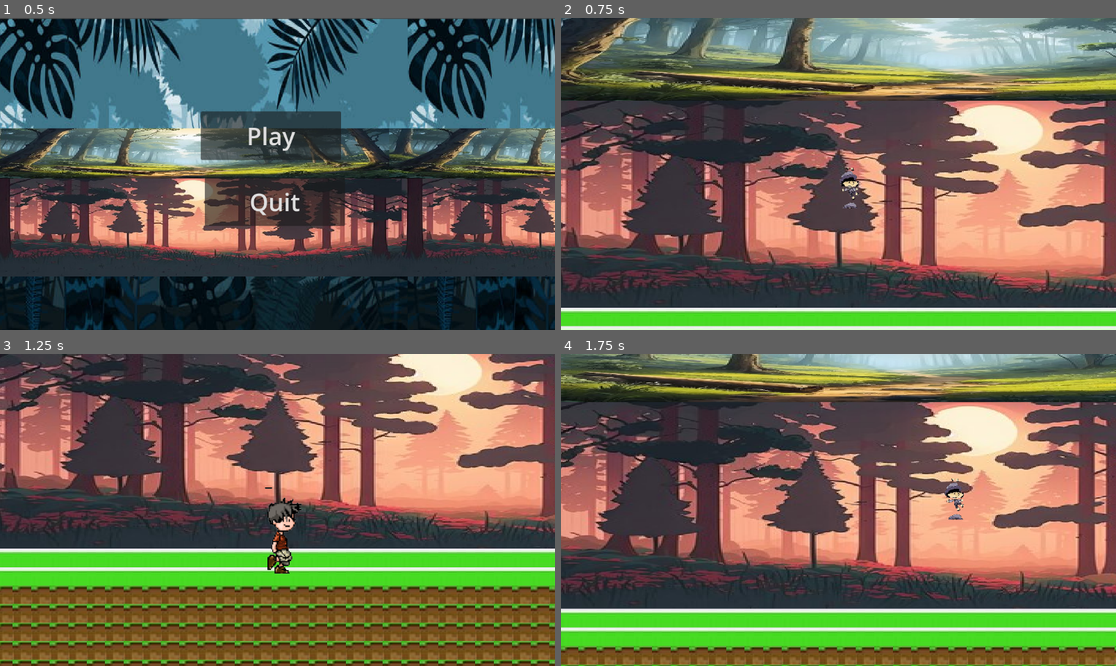
Above: before the commit, frames 1-4 (two rows, left to right).
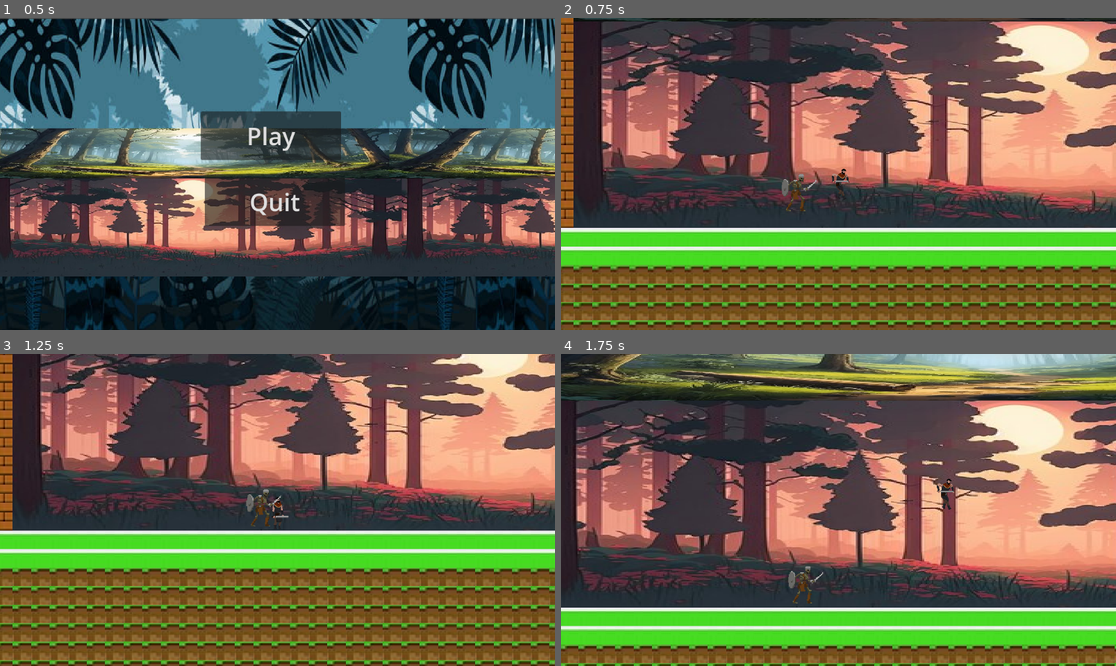
Above: after the commit, the same moments.

Repository: Gdmkb/Game_in_GoDot
Game: Godot game, scene res://menu.tscn
Same seed, same stepped clock (60 frames per second), same inputs: the game is played once before the commit and once after it.
Inputs:
- Up to frame 1 (0.5 s): no input
- Up to frame 2 (0.75 s): click "Play" at 0.5 s
- Up to frame 3 (1.25 s): no input
- Up to frame 4 (1.75 s): tap Enter (ui_accept) at 1.25, 1.52 s; hold Right (ui_right) from 1.28 s (still down)

Frame 1 is identical in both runs. In frame 2, 89% of the frame differs, in the area x 0-100%, y 0-100%; in frame 3, 57%; in frame 4, 55%.

Commit message:
Finish lesson #5
Finish lesson #5

Diff:
--- /dev/null
+++ b/Mobs/skeleton.gd
@@ -0,0 +1,30 @@
+extends CharacterBody2D
+
+
+var gravity = ProjectSettings.get_setting("physics/2d/default_gravity")
+
+var chase = false
+
+var speed = 100
+
+func _physics_process(delta):
+	# Add the gravity.
+	if not is_on_floor():
+		velocity.y += gravity * delta
+	var player = $"../../Player/Player"
+	var direction = (player.global_position - self.global_position).normalized()
+	if chase == true:
+		velocity.x = direction.x * speed
+	else:
+		velocity.x = 0
+
+	move_and_slide()
+
+func _on_detector_body_entered(body):
+	if body.name == "Player":
+		chase = true
+
+
+func _on_detector_body_exited(body):
+	if body.name == "Player":
+		chase = false
--- /dev/null
+++ b/Mobs/skeleton.tscn
@@ -0,0 +1,149 @@
+[gd_scene format=3 uid="uid://comyn5xd8hir6"]
+
+[ext_resource type="Script" uid="uid://ydholg1pk8dx" path="res://Mobs/skeleton.gd" id="1_7hjwy"]
+[ext_resource type="Texture2D" uid="uid://coavgjvph3tii" path="res://Woods/Skeleton/Take Hit.png" id="1_wwbpb"]
+[ext_resource type="Texture2D" uid="uid://cv8lnio8qg5w0" path="res://Woods/Skeleton/Death.png" id="2_7hjwy"]
+[ext_resource type="Texture2D" uid="uid://bwtjsf7y6jac4" path="res://Woods/Skeleton/Idle.png" id="3_k1f85"]
+[ext_resource type="Texture2D" uid="uid://d31njipxuqtn1" path="res://Woods/Skeleton/Walk.png" id="4_cjg8j"]
+
+[sub_resource type="AtlasTexture" id="AtlasTexture_gikci"]
+atlas = ExtResource("1_wwbpb")
+region = Rect2(0, 0, 150, 150)
+
+[sub_resource type="AtlasTexture" id="AtlasTexture_3usgg"]
+atlas = ExtResource("1_wwbpb")
+region = Rect2(150, 0, 150, 150)
+
+[sub_resource type="AtlasTexture" id="AtlasTexture_23d64"]
+atlas = ExtResource("2_7hjwy")
+region = Rect2(0, 0, 150, 150)
+
+[sub_resource type="AtlasTexture" id="AtlasTexture_ym868"]
+atlas = ExtResource("2_7hjwy")
+region = Rect2(150, 0, 150, 150)
+
+[sub_resource type="AtlasTexture" id="AtlasTexture_1gri6"]
+atlas = ExtResource("2_7hjwy")
+region = Rect2(300, 0, 150, 150)
+
+[sub_resource type="AtlasTexture" id="AtlasTexture_6nj54"]
+atlas = ExtResource("2_7hjwy")
+region = Rect2(450, 0, 150, 150)
+
+[sub_resource type="AtlasTexture" id="AtlasTexture_fqdpr"]
+atlas = ExtResource("3_k1f85")
+region = Rect2(0, 0, 150, 150)
+
+[sub_resource type="AtlasTexture" id="AtlasTexture_oe7ya"]
+atlas = ExtResource("3_k1f85")
+region = Rect2(150, 0, 150, 150)
+
+[sub_resource type="AtlasTexture" id="AtlasTexture_kx466"]
+atlas = ExtResource("3_k1f85")
+region = Rect2(300, 0, 150, 150)
+
+[sub_resource type="AtlasTexture" id="AtlasTexture_m6nr3"]
+atlas = ExtResource("3_k1f85")
+region = Rect2(450, 0, 150, 150)
+
+[sub_resource type="AtlasTexture" id="AtlasTexture_oag0n"]
+atlas = ExtResource("4_cjg8j")
+region = Rect2(0, 0, 150, 150)
+
+[sub_resource type="AtlasTexture" id="AtlasTexture_5ihtp"]
+atlas = ExtResource("4_cjg8j")
+region = Rect2(150, 0, 150, 150)
+
+[sub_resource type="AtlasTexture" id="AtlasTexture_tw3cg"]
+atlas = ExtResource("4_cjg8j")
+region = Rect2(300, 0, 150, 150)
+
+[sub_resource type="AtlasTexture" id="AtlasTexture_wyexo"]
+atlas = ExtResource("4_cjg8j")
+region = Rect2(450, 0, 150, 150)
+
+[sub_resource type="SpriteFrames" id="SpriteFrames_bwne6"]
+animations = [{
+"frames": [{
+"duration": 1.0,
+"texture": SubResource("AtlasTexture_gikci")
+}, {
+"duration": 1.0,
+"texture": SubResource("AtlasTexture_3usgg")
+}, {
+"duration": 1.0,
+"texture": SubResource("AtlasTexture_23d64")
+}, {
+"duration": 1.0,
+"texture": SubResource("AtlasTexture_ym868")
+}, {
+"duration": 1.0,
+"texture": SubResource("AtlasTexture_1gri6")
+}, {
+"duration": 1.0,
+"texture": SubResource("AtlasTexture_6nj54")
+}],
+"loop": false,
+"name": &"Death",
+"speed": 10.0
+}, {
+"frames": [{
+"duration": 1.0,
+"texture": SubResource("AtlasTexture_fqdpr")
+}, {
+"duration": 1.0,
+"texture": SubResource("AtlasTexture_oe7ya")
+}, {
+"duration": 1.0,
+"texture": SubResource("AtlasTexture_kx466")
+}, {
+"duration": 1.0,
+"texture": SubResource("AtlasTexture_m6nr3")
+}],
+"loop": true,
+"name": &"Idle",
+"speed": 10.0
+}, {
+"frames": [{
+"duration": 1.0,
+"texture": SubResource("AtlasTexture_oag0n")
+}, {
+"duration": 1.0,
+"texture": SubResource("AtlasTexture_5ihtp")
+}, {
+"duration": 1.0,
+"texture": SubResource("AtlasTexture_tw3cg")
+}, {
+"duration": 1.0,
+"texture": SubResource("AtlasTexture_wyexo")
+}],
+"loop": true,
+"name": &"Run",
+"speed": 10.0
+}]
+
+[sub_resource type="CapsuleShape2D" id="CapsuleShape2D_md1ud"]
+radius = 8.0
+
+[sub_resource type="CircleShape2D" id="CircleShape2D_k1f85"]
+radius = 120.004166
+
+[node name="Skeleton" type="CharacterBody2D" unique_id=766081953]
+script = ExtResource("1_7hjwy")
+
+[node name="AnimatedSprite2D" type="AnimatedSprite2D" parent="." unique_id=536941397]
+position = Vector2(0.99999607, -4.9999995)
+scale = Vector2(0.6666667, 0.6266666)
+sprite_frames = SubResource("SpriteFrames_bwne6")
+animation = &"Death"
+
+[node name="CollisionShape2D" type="CollisionShape2D" parent="." unique_id=785111792]
+shape = SubResource("CapsuleShape2D_md1ud")
+
+[node name="Detector" type="Area2D" parent="." unique_id=1102790988]
+
+[node name="CollisionShape2D" type="CollisionShape2D" parent="Detector" unique_id=1430025333]
+shape = SubResource("CircleShape2D_k1f85")
+
+[connection signal="body_entered" from="Detector" to="." method="_on_detector_body_entered"]
+[connection signal="body_exited" from="Detector" to="." method="_on_detector_body_exited"]
--- a/Player/player.gd
+++ b/Player/player.gd
@@ -3,6 +3,8 @@
 
 const SPEED = 300.0
 const JUMP_VELOCITY = -400.0
+
+var gravity = ProjectSettings.get_setting("physics/2d/default_gravity")
 
 @onready var anim = $AnimatedSprite2D
 
--- a/Player/player.tscn
+++ b/Player/player.tscn
@@ -1,94 +1,126 @@
 [gd_scene format=3 uid="uid://dy4b0g03xgdqs"]
 
-[ext_resource type="Texture2D" uid="uid://d14mger1yh0fw" path="res://Woods/character/png-transparent-sprite-platform-game-side-scrolling-2d-computer-graphics-two-dimensional-space-sprite-purple-dimension-theatrical-scenery-removebg-preview.png" id="1_4ntmi"]
-[ext_resource type="Texture2D" uid="uid://qgg4035551yk" path="res://Woods/character/character.png" id="1_l8h54"]
+[ext_resource type="Texture2D" uid="uid://dr1dahc3vwff4" path="res://Woods/character/Fall.png" id="1_gwnis"]
+[ext_resource type="Texture2D" uid="uid://btgvc17x6h0jw" path="res://Woods/character/Idle.png" id="2_k53q1"]
+[ext_resource type="Texture2D" uid="uid://bpajnj2vb88oh" path="res://Woods/character/Jump.png" id="3_fhl08"]
+[ext_resource type="Texture2D" uid="uid://lw3lwd4lh25f" path="res://Woods/character/Run.png" id="4_vtle1"]
 
 [sub_resource type="CapsuleShape2D" id="CapsuleShape2D_hvfyp"]
 
+[sub_resource type="AtlasTexture" id="AtlasTexture_od3ui"]
+atlas = ExtResource("1_gwnis")
+region = Rect2(0, 0, 184, 137)
+
+[sub_resource type="AtlasTexture" id="AtlasTexture_00tjw"]
+atlas = ExtResource("1_gwnis")
+region = Rect2(184, 0, 184, 137)
+
+[sub_resource type="AtlasTexture" id="AtlasTexture_x3vf3"]
+atlas = ExtResource("2_k53q1")
+region = Rect2(0, 0, 184, 137)
+
+[sub_resource type="AtlasTexture" id="AtlasTexture_apopc"]
+atlas = ExtResource("2_k53q1")
+region = Rect2(184, 0, 184, 137)
+
 [sub_resource type="AtlasTexture" id="AtlasTexture_5htga"]
-atlas = ExtResource("1_4ntmi")
-region = Rect2(0, 300, 100, 100)
+atlas = ExtResource("2_k53q1")
+region = Rect2(368, 0, 184, 137)
 
 [sub_resource type="AtlasTexture" id="AtlasTexture_p5o4e"]
-atlas = ExtResource("1_4ntmi")
-region = Rect2(100, 300, 100, 100)
+atlas = ExtResource("2_k53q1")
+region = Rect2(552, 0, 184, 137)
 
-[sub_resource type="AtlasTexture" id="AtlasTexture_4ntmi"]
-atlas = ExtResource("1_l8h54")
-region = Rect2(400, 231, 200, 231)
+[sub_resource type="AtlasTexture" id="AtlasTexture_gu6f8"]
+atlas = ExtResource("2_k53q1")
+region = Rect2(736, 0, 184, 137)
 
-[sub_resource type="AtlasTexture" id="AtlasTexture_btcbx"]
-atlas = ExtResource("1_l8h54")
-region = Rect2(600, 231, 200, 231)
+[sub_resource type="AtlasTexture" id="AtlasTexture_dkpta"]
+atlas = ExtResource("2_k53q1")
+region = Rect2(920, 0, 184, 137)
 
-[sub_resource type="AtlasTexture" id="AtlasTexture_gwnis"]
-atlas = ExtResource("1_l8h54")
-region = Rect2(600, 0, 200, 231)
+[sub_resource type="AtlasTexture" id="AtlasTexture_lfmf2"]
+atlas = ExtResource("3_fhl08")
+region = Rect2(0, 0, 184, 137)
 
-[sub_resource type="AtlasTexture" id="AtlasTexture_k53q1"]
-atlas = ExtResource("1_l8h54")
-region = Rect2(200, 462, 200, 231)
+[sub_resource type="AtlasTexture" id="AtlasTexture_pisgm"]
+atlas = ExtResource("3_fhl08")
+region = Rect2(184, 0, 184, 137)
 
-[sub_resource type="AtlasTexture" id="AtlasTexture_fhl08"]
-atlas = ExtResource("1_l8h54")
-region = Rect2(0, 462, 200, 231)
+[sub_resource type="AtlasTexture" id="AtlasTexture_b1ygp"]
+atlas = ExtResource("4_vtle1")
+region = Rect2(0, 0, 184, 137)
 
-[sub_resource type="AtlasTexture" id="AtlasTexture_vtle1"]
-atlas = ExtResource("1_l8h54")
-region = Rect2(0, 231, 200, 231)
+[sub_resource type="AtlasTexture" id="AtlasTexture_o28un"]
+atlas = ExtResource("4_vtle1")
+region = Rect2(184, 0, 184, 137)
 
-[sub_resource type="AtlasTexture" id="AtlasTexture_od3ui"]
-atlas = ExtResource("1_l8h54")
-region = Rect2(200, 231, 200, 231)
+[sub_resource type="AtlasTexture" id="AtlasTexture_n471f"]
+atlas = ExtResource("4_vtle1")
+region = Rect2(368, 0, 184, 137)
 
-[sub_resource type="AtlasTexture" id="AtlasTexture_00tjw"]
-atlas = ExtResource("1_l8h54")
-region = Rect2(0, 231, 200, 231)
+[sub_resource type="AtlasTexture" id="AtlasTexture_7emwf"]
+atlas = ExtResource("4_vtle1")
+region = Rect2(552, 0, 184, 137)
 
-[sub_resource type="AtlasTexture" id="AtlasTexture_x3vf3"]
-atlas = ExtResource("1_l8h54")
-region = Rect2(0, 0, 200, 231)
+[sub_resource type="AtlasTexture" id="AtlasTexture_hshwv"]
+atlas = ExtResource("4_vtle1")
+region = Rect2(736, 0, 184, 137)
 
-[sub_resource type="AtlasTexture" id="AtlasTexture_apopc"]
-atlas = ExtResource("1_l8h54")
-region = Rect2(200, 0, 200, 231)
+[sub_resource type="AtlasTexture" id="AtlasTexture_gpjlu"]
+atlas = ExtResource("4_vtle1")
+region = Rect2(920, 0, 184, 137)
+
+[sub_resource type="AtlasTexture" id="AtlasTexture_8mwp6"]
+atlas = ExtResource("4_vtle1")
+region = Rect2(1104, 0, 184, 137)
+
+[sub_resource type="AtlasTexture" id="AtlasTexture_qemgg"]
+atlas = ExtResource("4_vtle1")
+region = Rect2(1288, 0, 184, 137)
 
 [sub_resource type="SpriteFrames" id="SpriteFrames_l8h54"]
 animations = [{
 "frames": [{
 "duration": 1.0,
+"texture": SubResource("AtlasTexture_od3ui")
+}, {
+"duration": 1.0,
+"texture": SubResource("AtlasTexture_00tjw")
+}],
+"loop": true,
+"name": &"Fall",
+"speed": 6.0
+}, {
+"frames": [{
+"duration": 1.0,
+"texture": SubResource("AtlasTexture_x3vf3")
+}, {
+"duration": 1.0,
+"texture": SubResource("AtlasTexture_apopc")
+}, {
+"duration": 1.0,
 "texture": SubResource("AtlasTexture_5htga")
 }, {
 "duration": 1.0,
 "texture": SubResource("AtlasTexture_p5o4e")
+}, {
+"duration": 1.0,
+"texture": SubResource("AtlasTexture_gu6f8")
+}, {
+"duration": 1.0,
+"texture": SubResource("AtlasTexture_dkpta")
 }],
 "loop": true,
-"name": &"Fall",
-"speed": 2.0
+"name": &"Idle",
+"speed": 10.0
 }, {
 "frames": [{
 "duration": 1.0,
-"texture": SubResource("AtlasTexture_4ntmi")
+"texture": SubResource("AtlasTexture_lfmf2")
 }, {
 "duration": 1.0,
-"texture": SubResource("AtlasTexture_btcbx")
-}],
-"loop": true,
-"name": &"Idle",
-"speed": 1.0
-}, {
-"frames": [{
-"duration": 1.0,
-"texture": SubResource("AtlasTexture_gwnis")
-}, {
-"duration": 1.0,
-"texture": SubResource("AtlasTexture_k53q1")
-}, {
-"duration": 1.0,
-"texture": SubResource("AtlasTexture_fhl08")
-}, {
-"duration": 1.0,
-"texture": SubResource("AtlasTexture_vtle1")
+"texture": SubResource("AtlasTexture_pisgm")
 }],
 "loop": false,
 "name": &"Jump",
@@ -96,16 +128,28 @@
 }, {
 "frames": [{
 "duration": 1.0,
-"texture": SubResource("AtlasTexture_od3ui")
+"texture": SubResource("AtlasTexture_b1ygp")
 }, {
 "duration": 1.0,
-"texture": SubResource("AtlasTexture_00tjw")
+"texture": SubResource("AtlasTexture_o28un")
 }, {
 "duration": 1.0,
-"texture": SubResource("AtlasTexture_x3vf3")
+"texture": SubResource("AtlasTexture_n471f")
 }, {
 "duration": 1.0,
-"texture": SubResource("AtlasTexture_apopc")
+"texture": SubResource("AtlasTexture_7emwf")
+}, {
+"duration": 1.0,
+"texture": SubResource("AtlasTexture_hshwv")
+}, {
+"duration": 1.0,
+"texture": SubResource("AtlasTexture_gpjlu")
+}, {
+"duration": 1.0,
+"texture": SubResource("AtlasTexture_8mwp6")
+}, {
+"duration": 1.0,
+"texture": SubResource("AtlasTexture_qemgg")
 }],
 "loop": true,
 "name": &"Run",
@@ -118,13 +162,13 @@
 shape = SubResource("CapsuleShape2D_hvfyp")
 
 [node name="AnimatedSprite2D" type="AnimatedSprite2D" parent="." unique_id=2020407329]
-position = Vector2(0.9999981, 2.9999998)
+position = Vector2(1.9999999, -6)
 scale = Vector2(0.33, 0.3530628)
 sprite_frames = SubResource("SpriteFrames_l8h54")
-animation = &"Fall"
+animation = &"Run"
 autoplay = "Idle"
-frame = 1
-frame_progress = 0.90500593
+frame = 5
+frame_progress = 0.40221012
 
 [node name="Camera2D" type="Camera2D" parent="." unique_id=757134373]
 zoom = Vector2(2.4, 2.4)
--- a/level.tscn
+++ b/level.tscn
@@ -6,6 +6,7 @@
 [ext_resource type="Texture2D" uid="uid://boq24clllk8f4" path="res://Woods/backrounds/back2.png" id="4_i2t4f"]
 [ext_resource type="Texture2D" uid="uid://pa0msuj8ba02" path="res://Woods/backrounds/back3.png" id="5_8cye3"]
 [ext_resource type="Texture2D" uid="uid://cs1o2okltski3" path="res://Woods/pngtree-pixel-adventure-arcade-8-bit-style-quest-gameplay-scene-with-ground-png-image_2946509.png" id="6_2orkt"]
+[ext_resource type="PackedScene" uid="uid://comyn5xd8hir6" path="res://Mobs/skeleton.tscn" id="7_n6hdu"]
 
 [sub_resource type="TileSetAtlasSource" id="TileSetAtlasSource_aicyk"]
 texture = ExtResource("6_2orkt")
@@ -543,6 +544,13 @@
 format = 2
 layer_0/tile_data = PackedInt32Array(2097152, 0, 18, 2162688, 0, 18, 2097153, 0, 18, 2162689, 0, 18, 2097154, 0, 18, 21 …(13481 unchanged characters)…
 
-[node name="Player" parent="." unique_id=2038988915 instance=ExtResource("1_1ainy")]
-position = Vector2(341, 393)
+[node name="Player" type="Node2D" parent="." unique_id=851396518]
+position = Vector2(261, 462)
+
+[node name="Player" parent="Player" unique_id=2038988915 instance=ExtResource("1_1ainy")]
 script = ExtResource("2_n6hdu")
+
+[node name="Mobs" type="Node2D" parent="." unique_id=688329734]
+
+[node name="Skeleton" parent="Mobs" unique_id=766081953 instance=ExtResource("7_n6hdu")]
+position = Vector2(206, 471)
Not shown, added: Mobs/skeleton.gd.uid
Binary file added: Woods/Skeleton/Attack.png
Not shown, added: Woods/Skeleton/Attack.png.import
Binary file added: Woods/Skeleton/Death.png
Not shown, added: Woods/Skeleton/Death.png.import
Binary file added: Woods/Skeleton/Idle.png
Not shown, added: Woods/Skeleton/Idle.png.import
Binary file added: Woods/Skeleton/Shield.png
Not shown, added: Woods/Skeleton/Shield.png.import
Binary file added: Woods/Skeleton/Take Hit.png
Not shown, added: Woods/Skeleton/Take Hit.png.import
Binary file added: Woods/Skeleton/Walk.png
(and 10 more such lines)
